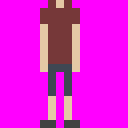
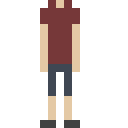
Before/after of a 128px x 128px layered artwork. What changed in the layer stack:
hid "Capa 1" over bbox(0, 0, 128, 128)
